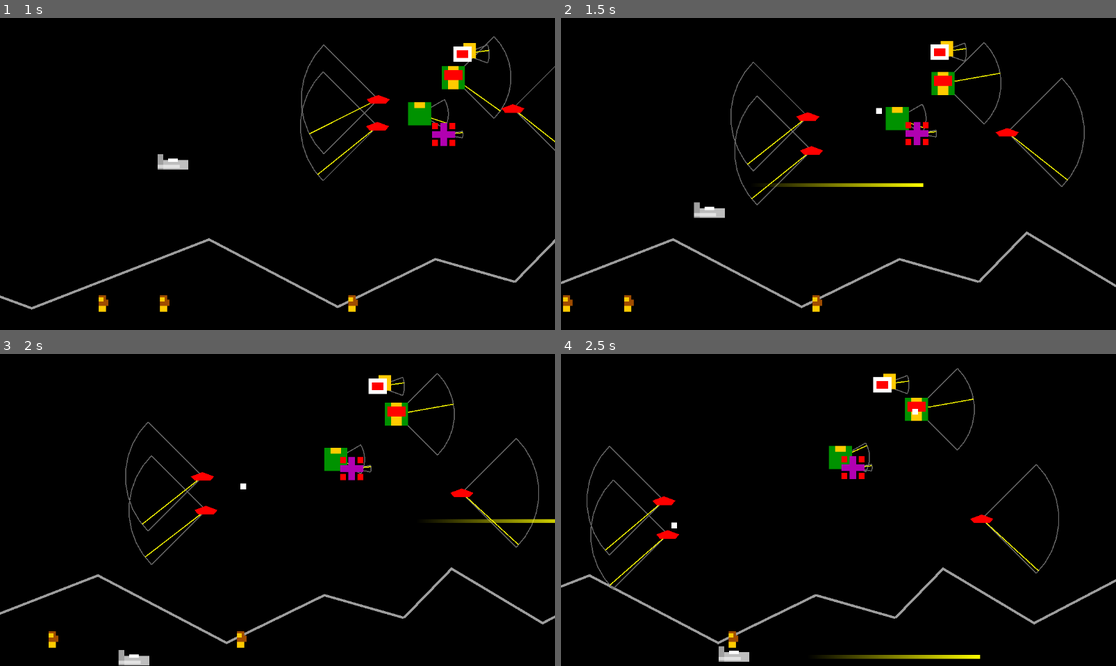
Above: before the commit, frames 1-4 (two rows, left to right).
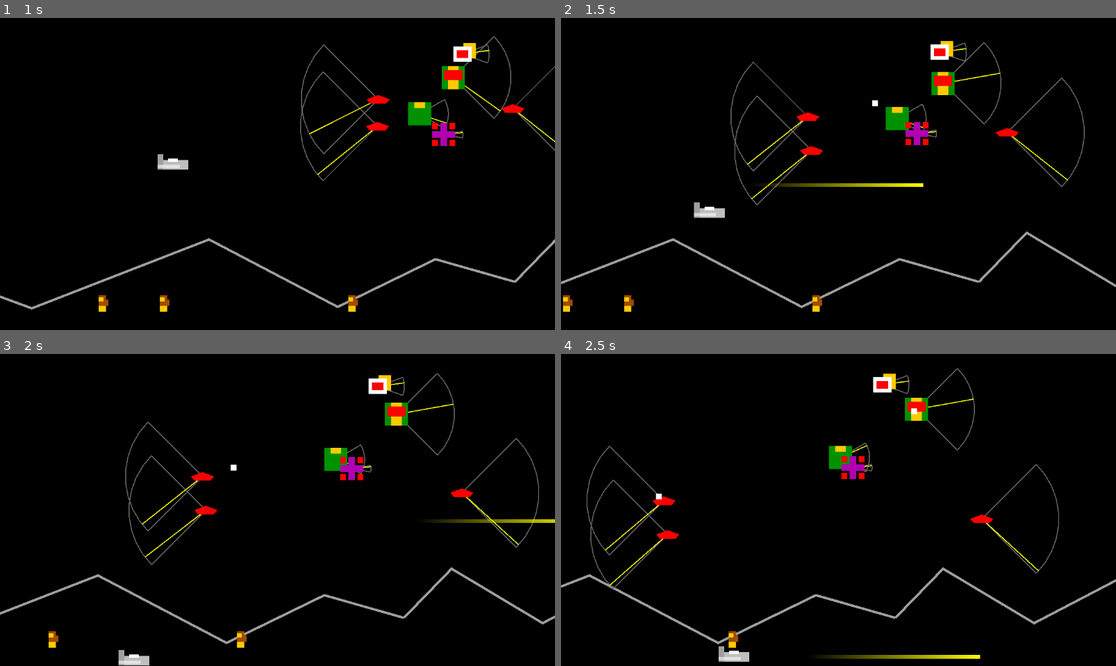
Above: after the commit, the same moments.

Repository: Toxe/godot-defender-clone
Game: Godot game, scene res://scenes/levels/main.tscn
Same seed, same stepped clock (60 frames per second), same inputs: the game is played once before the commit and once after it.
Inputs:
- Up to frame 1 (1 s): hold Right (move_right) from 0.53 s (still down); tap Space (fire) at 0.6 s
- Up to frame 2 (1.5 s): release Right (move_right) at 1.28 s; hold Down (move_down) from 1.28 s (still down); tap Space (fire) at 1.35 s
- Up to frame 3 (2 s): keep holding Down (move_down)
- Up to frame 4 (2.5 s): release Down (move_down) at 2.03 s; hold Right (move_right) from 2.03 s (still down); tap Space (fire) at 2.1 s

Frame 1 is identical in both runs. In frame 2, less than 0.1% of the frame differs, in the area x 56-58%, y 26-31%; in frame 3, less than 0.1%; in frame 4, less than 0.1%, in the area x 17-65%, y 17-56%.

Commit message:
Changed EnemyShootingAtPlayerAIComponent into EnemyShootingAtPlayerStrategy resource script

Diff:
--- a/G01_Defender/scenes/components/enemy_shooting_at_player_ai_component.tscn
+++ /dev/null
@@ -1,6 +0,0 @@
-[gd_scene load_steps=2 format=3 uid="uid://ciuc2h8kbi5xk"]
-
-[ext_resource type="Script" path="res://scenes/components/enemy_shooting_at_player_ai_component.gd" id="1_ffiqv"]
-
-[node name="EnemyShootingAtPlayerAIComponent" type="Node"]
-script = ExtResource("1_ffiqv")
--- a/G01_Defender/scenes/components/shooting_component.gd
+++ b/G01_Defender/scenes/components/shooting_component.gd
@@ -4,7 +4,7 @@
 
 @export var shot_scene: PackedScene = null
 @export var visible_on_screen_notifier: VisibleOnScreenNotifier2D = null
-@export var shooting_ai_component: Node = null
+@export var shooting_strategy: Resource = null
 @export var min_shot_delay := 1.0
 @export var max_shot_delay := 2.0
 @export var one_shot := false
@@ -33,8 +33,8 @@
         var shot_movement_component = shot.get_node("MovementComponent") as MovementComponent
         shot_movement_component.direction = direction
 
-    if shooting_ai_component:
-        shooting_ai_component.update(shot, global_position)  # note: shot is not yet in the tree so shot.global_position is still (0,0) at this point
+    if shooting_strategy:
+        shooting_strategy.update(get_tree(), shot, global_position)
 
     get_parent().get_parent().add_child(shot)
     start_shooting()
--- a/G01_Defender/scenes/enemies/baiter.tscn
+++ b/G01_Defender/scenes/enemies/baiter.tscn
@@ -1,11 +1,15 @@
-[gd_scene load_steps=8 format=3 uid="uid://dd0hlvdakdx6j"]
+[gd_scene load_steps=9 format=3 uid="uid://dd0hlvdakdx6j"]
 
 [ext_resource type="PackedScene" uid="uid://6kn3g63u5hm4" path="res://scenes/components/movement_component.tscn" id="1_pkn14"]
 [ext_resource type="PackedScene" uid="uid://ov5vv7r6yy8p" path="res://scenes/components/erratic_movement_ai_component.tscn" id="2_8ya36"]
 [ext_resource type="PackedScene" uid="uid://ciovhjmxtwyjt" path="res://scenes/components/shooting_component.tscn" id="2_x1yi8"]
-[ext_resource type="PackedScene" uid="uid://ciuc2h8kbi5xk" path="res://scenes/components/enemy_shooting_at_player_ai_component.tscn" id="3_jni5v"]
 [ext_resource type="PackedScene" uid="uid://1kc1srny6n4c" path="res://scenes/enemies/bullet.tscn" id="3_rx8aj"]
 [ext_resource type="PackedScene" uid="uid://bk00hc6aw3868" path="res://scenes/components/hitbox_component.tscn" id="4_ngud3"]
+[ext_resource type="Script" path="res://scripts/enemy_shooting_at_player_strategy.gd" id="6_aaxsu"]
+
+[sub_resource type="Resource" id="Resource_pdgmj"]
+script = ExtResource("6_aaxsu")
+spread_angle = 90.0
 
 [sub_resource type="RectangleShape2D" id="RectangleShape2D_wul00"]
 size = Vector2(76, 32)
@@ -22,13 +26,10 @@
 min_direction_change_time = 3.0
 max_direction_change_time = 5.0
 
-[node name="EnemyShootingAtPlayerAIComponent" parent="." instance=ExtResource("3_jni5v")]
-spread_angle = 90.0
-
-[node name="ShootingComponent" parent="." node_paths=PackedStringArray("visible_on_screen_notifier", "shooting_ai_component") instance=ExtResource("2_x1yi8")]
+[node name="ShootingComponent" parent="." node_paths=PackedStringArray("visible_on_screen_notifier") instance=ExtResource("2_x1yi8")]
 shot_scene = ExtResource("3_rx8aj")
 visible_on_screen_notifier = NodePath("../VisibleOnScreenNotifier2D")
-shooting_ai_component = NodePath("../EnemyShootingAtPlayerAIComponent")
+shooting_strategy = SubResource("Resource_pdgmj")
 min_shot_delay = 3.0
 max_shot_delay = 4.0
 
--- a/G01_Defender/scenes/enemies/lander.tscn
+++ b/G01_Defender/scenes/enemies/lander.tscn
@@ -1,11 +1,15 @@
-[gd_scene load_steps=8 format=3 uid="uid://u6fj8vy2f1oe"]
+[gd_scene load_steps=9 format=3 uid="uid://u6fj8vy2f1oe"]
 
 [ext_resource type="PackedScene" uid="uid://6kn3g63u5hm4" path="res://scenes/components/movement_component.tscn" id="1_lgmwg"]
 [ext_resource type="PackedScene" uid="uid://bk00hc6aw3868" path="res://scenes/components/hitbox_component.tscn" id="1_u8o1l"]
 [ext_resource type="PackedScene" uid="uid://ov5vv7r6yy8p" path="res://scenes/components/erratic_movement_ai_component.tscn" id="2_v2m4s"]
 [ext_resource type="PackedScene" uid="uid://1kc1srny6n4c" path="res://scenes/enemies/bullet.tscn" id="3_qu8ae"]
-[ext_resource type="PackedScene" uid="uid://ciuc2h8kbi5xk" path="res://scenes/components/enemy_shooting_at_player_ai_component.tscn" id="3_s64tb"]
 [ext_resource type="PackedScene" uid="uid://ciovhjmxtwyjt" path="res://scenes/components/shooting_component.tscn" id="4_83jcr"]
+[ext_resource type="Script" path="res://scripts/enemy_shooting_at_player_strategy.gd" id="6_jfwjy"]
+
+[sub_resource type="Resource" id="Resource_js6ae"]
+script = ExtResource("6_jfwjy")
+spread_angle = 180.0
 
 [sub_resource type="RectangleShape2D" id="RectangleShape2D_wul00"]
 size = Vector2(48, 48)
@@ -22,13 +26,10 @@
 min_direction_change_time = 2.0
 max_direction_change_time = 3.0
 
-[node name="EnemyShootingAtPlayerAIComponent" parent="." instance=ExtResource("3_s64tb")]
-spread_angle = 180.0
-
-[node name="ShootingComponent" parent="." node_paths=PackedStringArray("visible_on_screen_notifier", "shooting_ai_component") instance=ExtResource("4_83jcr")]
+[node name="ShootingComponent" parent="." node_paths=PackedStringArray("visible_on_screen_notifier") instance=ExtResource("4_83jcr")]
 shot_scene = ExtResource("3_qu8ae")
 visible_on_screen_notifier = NodePath("../VisibleOnScreenNotifier2D")
-shooting_ai_component = NodePath("../EnemyShootingAtPlayerAIComponent")
+shooting_strategy = SubResource("Resource_js6ae")
 min_shot_delay = 3.0
 max_shot_delay = 4.0
 
--- a/G01_Defender/scenes/enemies/mutant.tscn
+++ b/G01_Defender/scenes/enemies/mutant.tscn
@@ -1,11 +1,15 @@
-[gd_scene load_steps=8 format=3 uid="uid://b04um8wjch62q"]
+[gd_scene load_steps=9 format=3 uid="uid://b04um8wjch62q"]
 
 [ext_resource type="PackedScene" uid="uid://6kn3g63u5hm4" path="res://scenes/components/movement_component.tscn" id="1_8p8dp"]
 [ext_resource type="PackedScene" uid="uid://ciovhjmxtwyjt" path="res://scenes/components/shooting_component.tscn" id="2_qtc2j"]
 [ext_resource type="PackedScene" uid="uid://ov5vv7r6yy8p" path="res://scenes/components/erratic_movement_ai_component.tscn" id="2_wqbu1"]
 [ext_resource type="PackedScene" uid="uid://1kc1srny6n4c" path="res://scenes/enemies/bullet.tscn" id="3_dbn5c"]
-[ext_resource type="PackedScene" uid="uid://ciuc2h8kbi5xk" path="res://scenes/components/enemy_shooting_at_player_ai_component.tscn" id="3_tw4jf"]
 [ext_resource type="PackedScene" uid="uid://bk00hc6aw3868" path="res://scenes/components/hitbox_component.tscn" id="4_g17ab"]
+[ext_resource type="Script" path="res://scripts/enemy_shooting_at_player_strategy.gd" id="6_60kds"]
+
+[sub_resource type="Resource" id="Resource_vu708"]
+script = ExtResource("6_60kds")
+spread_angle = 60.0
 
 [sub_resource type="RectangleShape2D" id="RectangleShape2D_wul00"]
 size = Vector2(48, 48)
@@ -22,13 +26,10 @@
 min_direction_change_time = 0.5
 max_direction_change_time = 1.5
 
-[node name="EnemyShootingAtPlayerAIComponent" parent="." instance=ExtResource("3_tw4jf")]
-spread_angle = 60.0
-
-[node name="ShootingComponent" parent="." node_paths=PackedStringArray("visible_on_screen_notifier", "shooting_ai_component") instance=ExtResource("2_qtc2j")]
+[node name="ShootingComponent" parent="." node_paths=PackedStringArray("visible_on_screen_notifier") instance=ExtResource("2_qtc2j")]
 shot_scene = ExtResource("3_dbn5c")
 visible_on_screen_notifier = NodePath("../VisibleOnScreenNotifier2D")
-shooting_ai_component = NodePath("../EnemyShootingAtPlayerAIComponent")
+shooting_strategy = SubResource("Resource_vu708")
 
 [node name="HitboxComponent" parent="." instance=ExtResource("4_g17ab")]
 
--- a/G01_Defender/scenes/enemies/swarmer.tscn
+++ b/G01_Defender/scenes/enemies/swarmer.tscn
@@ -1,11 +1,15 @@
-[gd_scene load_steps=8 format=3 uid="uid://bowkvlw8hl5ej"]
+[gd_scene load_steps=9 format=3 uid="uid://bowkvlw8hl5ej"]
 
 [ext_resource type="PackedScene" uid="uid://6kn3g63u5hm4" path="res://scenes/components/movement_component.tscn" id="1_wypk8"]
 [ext_resource type="PackedScene" uid="uid://ciovhjmxtwyjt" path="res://scenes/components/shooting_component.tscn" id="2_vcr6r"]
 [ext_resource type="PackedScene" uid="uid://ov5vv7r6yy8p" path="res://scenes/components/erratic_movement_ai_component.tscn" id="2_vhsf0"]
-[ext_resource type="PackedScene" uid="uid://ciuc2h8kbi5xk" path="res://scenes/components/enemy_shooting_at_player_ai_component.tscn" id="3_0ee2t"]
 [ext_resource type="PackedScene" uid="uid://1kc1srny6n4c" path="res://scenes/enemies/bullet.tscn" id="3_6gpd0"]
 [ext_resource type="PackedScene" uid="uid://bk00hc6aw3868" path="res://scenes/components/hitbox_component.tscn" id="4_lo3fo"]
+[ext_resource type="Script" path="res://scripts/enemy_shooting_at_player_strategy.gd" id="5_x7pvo"]
+
+[sub_resource type="Resource" id="Resource_a4u8b"]
+script = ExtResource("5_x7pvo")
+spread_angle = 45.0
 
 [sub_resource type="RectangleShape2D" id="RectangleShape2D_wul00"]
 size = Vector2(38, 18)
@@ -22,13 +26,10 @@
 min_direction_change_time = 0.5
 max_direction_change_time = 1.0
 
-[node name="EnemyShootingAtPlayerAIComponent" parent="." instance=ExtResource("3_0ee2t")]
-spread_angle = 45.0
-
-[node name="ShootingComponent" parent="." node_paths=PackedStringArray("visible_on_screen_notifier", "shooting_ai_component") instance=ExtResource("2_vcr6r")]
+[node name="ShootingComponent" parent="." node_paths=PackedStringArray("visible_on_screen_notifier") instance=ExtResource("2_vcr6r")]
 shot_scene = ExtResource("3_6gpd0")
 visible_on_screen_notifier = NodePath("../VisibleOnScreenNotifier2D")
-shooting_ai_component = NodePath("../EnemyShootingAtPlayerAIComponent")
+shooting_strategy = SubResource("Resource_a4u8b")
 min_shot_delay = 3.0
 max_shot_delay = 4.0
 
--- a/G01_Defender/scenes/components/enemy_shooting_at_player_ai_component.gd
+++ b/G01_Defender/scripts/enemy_shooting_at_player_strategy.gd
@@ -1,10 +1,11 @@
-class_name EnemyShootingAtPlayerAIComponent extends Node
+class_name EnemyShootingAtPlayerStrategy extends Resource
 
 @export var spread_angle := 0.0
 
 
-func update(shot: Node2D, shot_global_position: Vector2):
-    var player = get_tree().get_first_node_in_group("player") as Node2D
+# Note: shot is not yet in the tree so shot.global_position is still (0, 0) at this point and shot.get_tree() would return null
+func update(scene_tree: SceneTree, shot: Node2D, shot_global_position: Vector2):
+    var player = scene_tree.get_first_node_in_group("player") as Node2D
 
     if shot.has_node("MovementComponent"):
         var shot_movement_component = shot.get_node("MovementComponent") as MovementComponent
